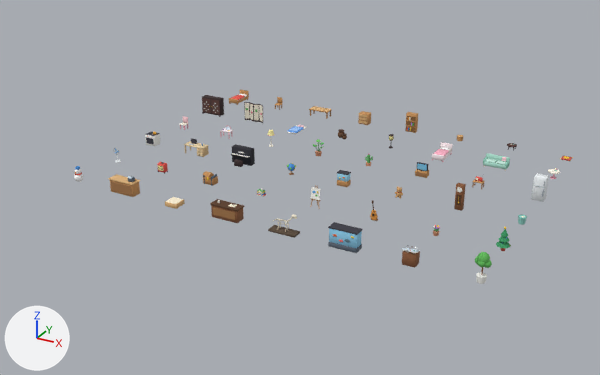
Two versions of the Blender file blend/furniture.blend, one commit apart.
Before and after are seen from a 50 mm camera at (38.1, -58.2, 22.2) aimed at (13.1, -12.8, -0.5). Lighting does not change. The marker at lower left points along +X, +Y and +Z. The first picture is the older version.

Objects in the first picture: 'f_bookpile', 'f_chest', 'f_easel', 'f_guitar', 'f_wintertree', 'p_bugcase', 'p_counter', 'p_desk', 'p_display', 'p_plant', 'p_tank' and 34 more.
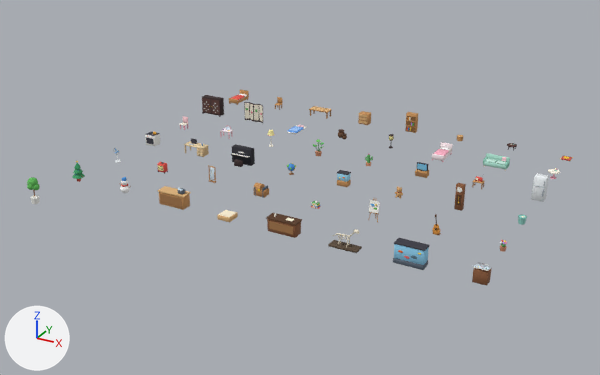
What differs and where, as boxes (x1, y1, x2, y2) in the pictures (600 x 375 px):
'p_tank', moved
    before: (328, 222, 363, 253)
    after: (393, 238, 430, 270)
'p_desk', moved
    before: (210, 199, 245, 223)
    after: (266, 213, 302, 238)
'p_counter', moved
    before: (108, 174, 140, 197)
    after: (157, 186, 191, 210)
'p_bugcase', moved
    before: (402, 245, 420, 268)
    after: (472, 264, 491, 286)
'p_plant', moved
    before: (475, 252, 492, 284)
    after: (27, 177, 40, 204)
'f_chest', moved
    before: (203, 171, 218, 186)
    after: (253, 183, 269, 198)
'p_display', moved
    before: (165, 197, 185, 209)
    after: (217, 210, 238, 222)
'f_wintertree', moved
    before: (496, 227, 511, 251)
    after: (72, 161, 85, 182)
'f_easel', moved
    before: (310, 185, 321, 209)
    after: (368, 199, 379, 222)
'f_guitar', moved
    before: (370, 200, 378, 221)
    after: (432, 214, 441, 235)
'f_bookpile', moved
    before: (257, 188, 266, 196)
    after: (311, 201, 320, 209)
'f_mirror', added
    after: (208, 165, 217, 183)

Patch to the scene script:
```diff
--- a/blend/furniture.blend.py
+++ b/blend/furniture.blend.py
@@ me_f_mirror @@
+me_f_mirror.from_pydata(...)  # 144 vertices, 150 faces; spans x -0.28..0.28, y 0.14..0.34, z 0.0..1.175
+# faces by material slot: [66, 46, 26, 12]
+me_f_mirror.materials.append(mat_c_a4764a)  # brown #a4764a
+me_f_mirror.materials.append(mat_c_c8925a)  # orange #c8925a
+me_f_mirror.materials.append(mat_c_dff2ff)  # pale blue #dff2ff
+me_f_mirror.materials.append(mat_c_ffffff)  # white #ffffff
@@ ob_f_chest @@
 ob_f_chest = bpy.data.objects.new('f_chest', me_f_chest)
-ob_f_chest.location = (8.0, -16.0, 0.0)
+ob_f_chest.location = (12.0, -16.0, 0.0)
@@ ob_f_bookpile @@
 ob_f_bookpile = bpy.data.objects.new('f_bookpile', me_f_bookpile)
-ob_f_bookpile.location = (12.0, -16.0, 0.0)
+ob_f_bookpile.location = (16.0, -16.0, 0.0)
@@ ob_f_easel @@
 ob_f_easel = bpy.data.objects.new('f_easel', me_f_easel)
-ob_f_easel.location = (16.0, -16.0, 0.0)
+ob_f_easel.location = (20.0, -16.0, 0.0)
@@ ob_f_guitar @@
 ob_f_guitar = bpy.data.objects.new('f_guitar', me_f_guitar)
-ob_f_guitar.location = (20.0, -16.0, 0.0)
+ob_f_guitar.location = (24.0, -16.0, 0.0)
@@ ob_f_wintertree @@
 ob_f_wintertree = bpy.data.objects.new('f_wintertree', me_f_wintertree)
-ob_f_wintertree.location = (28.0, -16.0, 0.0)
+ob_f_wintertree.location = (0.0, -20.0, 0.0)
@@ ob_p_counter @@
 ob_p_counter = bpy.data.objects.new('p_counter', me_p_counter)
-ob_p_counter.location = (4.0, -20.0, 0.0)
+ob_p_counter.location = (8.0, -20.0, 0.0)
@@ ob_p_display @@
 ob_p_display = bpy.data.objects.new('p_display', me_p_display)
-ob_p_display.location = (8.0, -20.0, 0.0)
+ob_p_display.location = (12.0, -20.0, 0.0)
@@ ob_p_desk @@
 ob_p_desk = bpy.data.objects.new('p_desk', me_p_desk)
-ob_p_desk.location = (12.0, -20.0, 0.0)
+ob_p_desk.location = (16.0, -20.0, 0.0)
@@ ob_p_tank @@
 ob_p_tank = bpy.data.objects.new('p_tank', me_p_tank)
-ob_p_tank.location = (20.0, -20.0, 0.0)
+ob_p_tank.location = (24.0, -20.0, 0.0)
@@ ob_p_bugcase @@
 ob_p_bugcase = bpy.data.objects.new('p_bugcase', me_p_bugcase)
-ob_p_bugcase.location = (24.0, -20.0, 0.0)
+ob_p_bugcase.location = (28.0, -20.0, 0.0)
@@ ob_p_plant @@
 ob_p_plant = bpy.data.objects.new('p_plant', me_p_plant)
-ob_p_plant.location = (28.0, -20.0, 0.0)
+ob_p_plant.location = (0.0, -24.0, 0.0)
@@ ob_f_mirror @@
+ob_f_mirror = bpy.data.objects.new('f_mirror', me_f_mirror)
+ob_f_mirror.location = (8.0, -16.0, 0.0)
```
